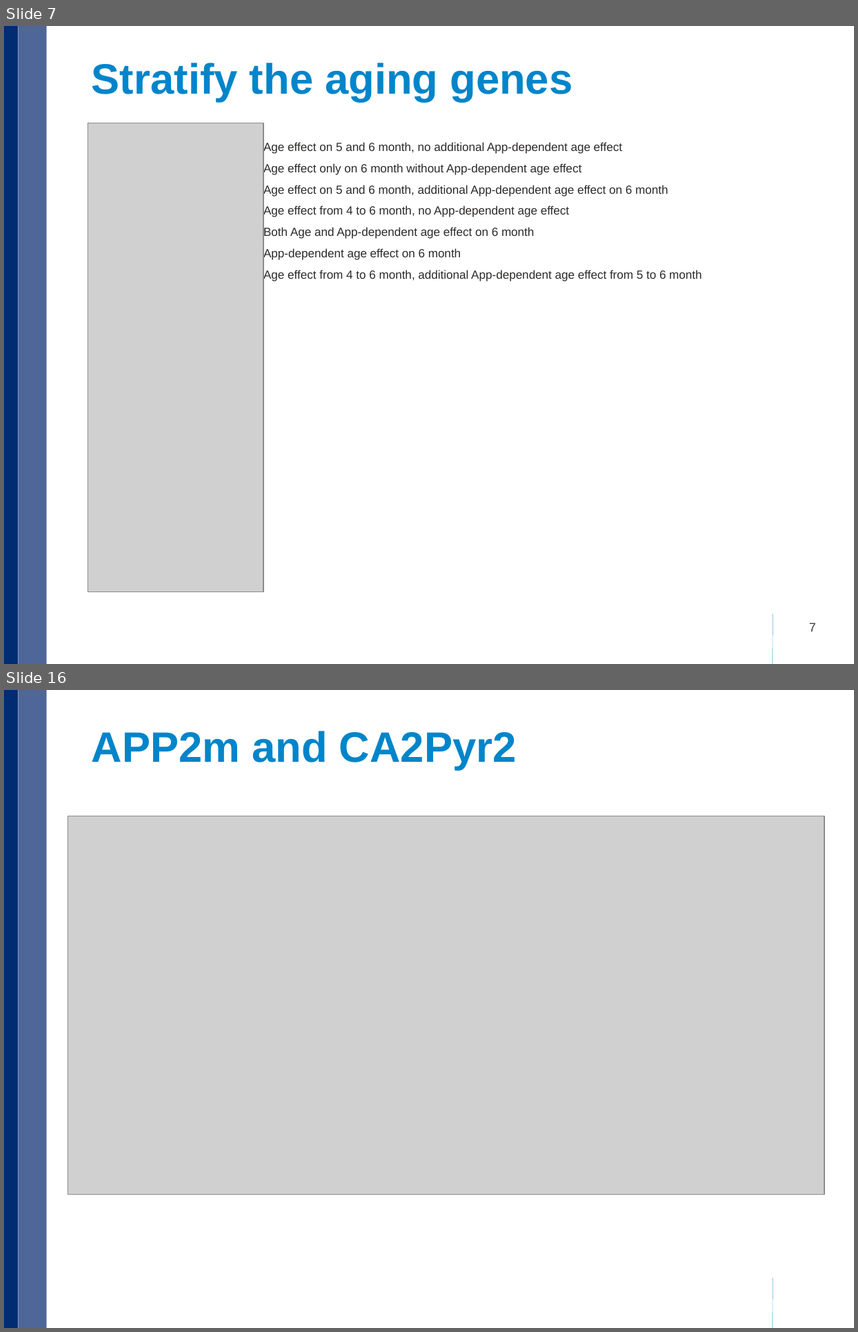
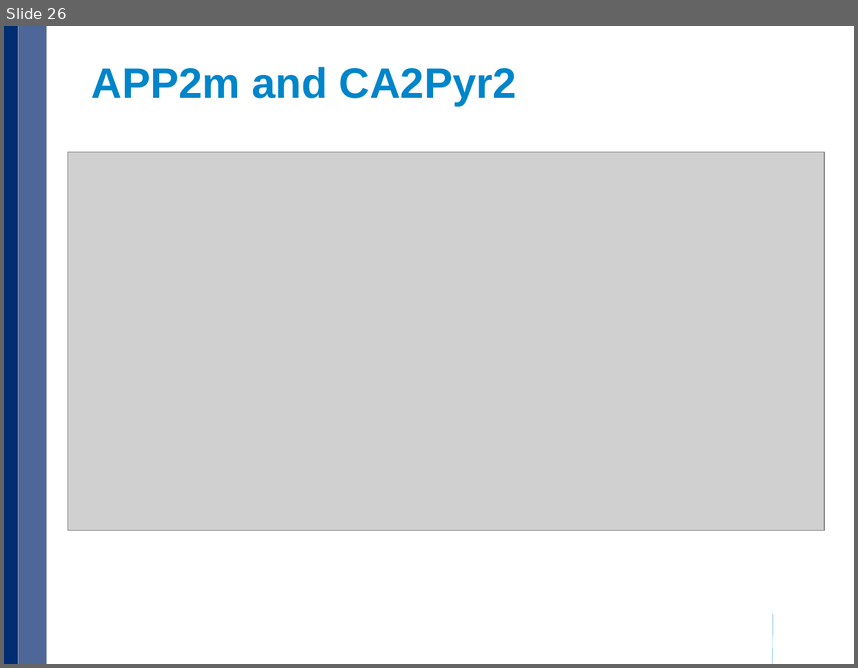
Before and after one commit to xulong82/pmca, a slide deck: pmca_current.pptx. Shown one above the other, each under a label of ours: slides 7 and 16 before the commit, slide 26 after it; the slides between them are not shown. The pictures are 858x1332 and 858x668 pixels, drawn with LibreOffice and Linux fonts; fonts in the diff are those of the drawing; grey boxes stand for pictures; background and template pictures are left out. Boxes give left, top, right and bottom in pixels: in the first picture for what was removed or moved away, otherwise in the second. Text is boxed around its words. In the diff, an @@ line names an element or a change of style, - is before the commit and + after.

```diff
--- a/pmca_current.pptx
+++ b/pmca_current.pptx
@@ slide 7 removed at (x1=4, y1=26, x2=854, y2=664), background #FFFFFF; not listed: 3 template elements that a slide beside it also shows @@
@@ title removed at (x1=92, y1=63, x2=573, y2=102) @@
-Stratify the aging genes
@@ picture removed at (x1=88, y1=123, x2=264, y2=591) @@
@@ text removed at (x1=263, y1=141, x2=702, y2=281) @@
-Age effect on 5 and 6 month, no additional App-dependent age effect
-Age effect only on 6 month without App-dependent age effect
-Age effect on 5 and 6 month, additional App-dependent age effect on 6 month
-Age effect from 4 to 6 month, no App-dependent age effect
-Both Age and App-dependent age effect on 6 month
-App-dependent age effect on 6 month
-Age effect from 4 to 6 month, additional App-dependent age effect from 5 to 6 month
@@ page number removed at (x1=809, y1=622, x2=816, y2=631) @@
-7
@@ what was slide 16 is now slide 26 @@
```
Also in this commit, not shown: 2 slides changed, 23 slides added, 12 other slides removed, 24 other files.
